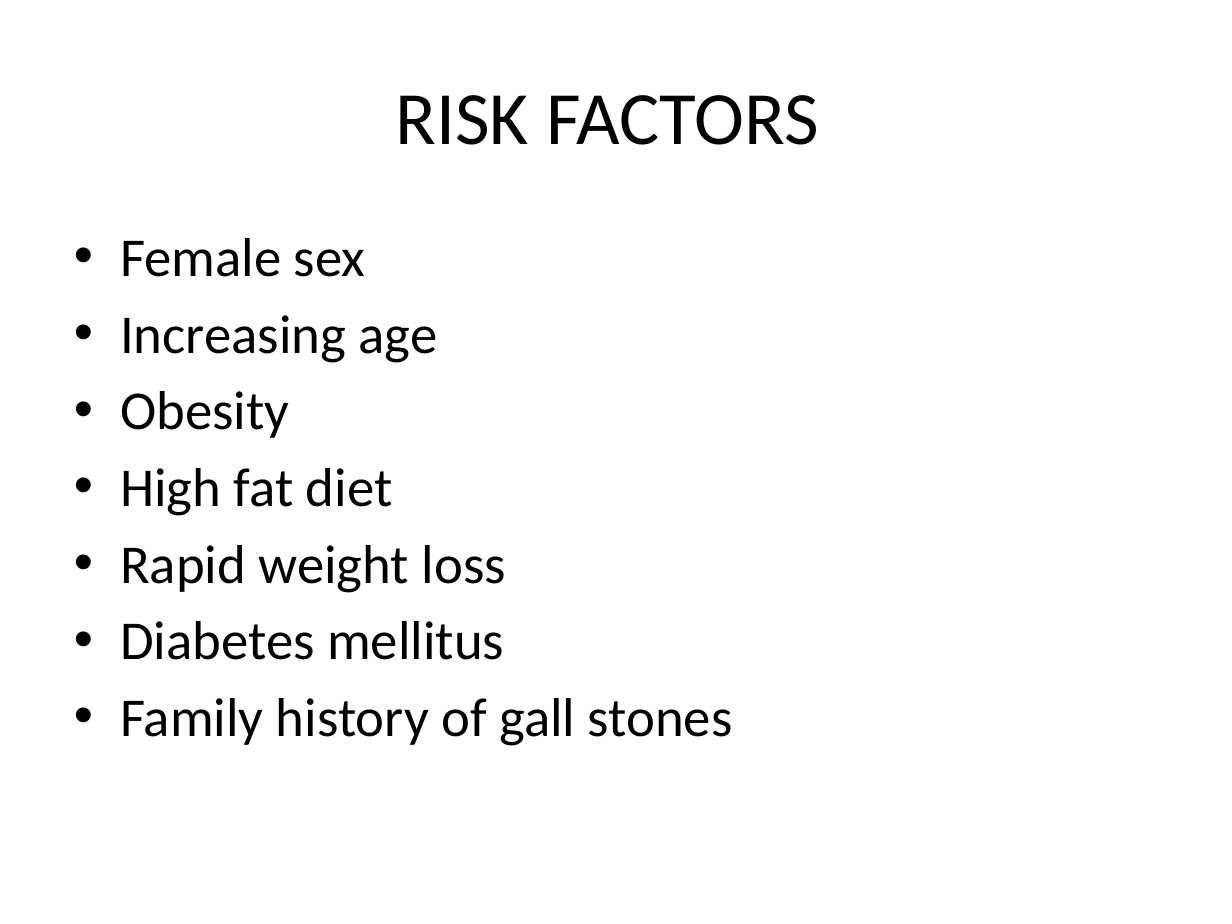
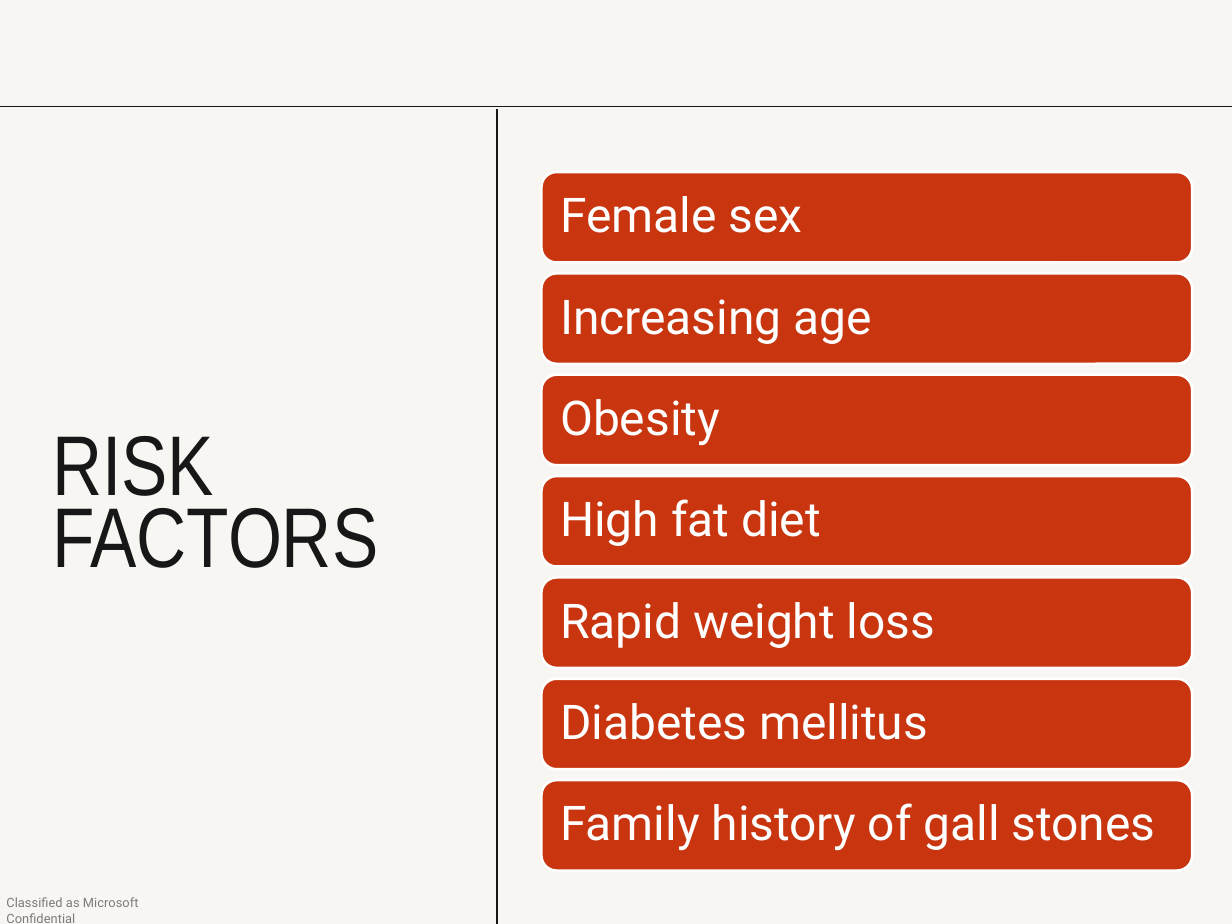
Before and after one commit to VarunSaiSanne/personal, a slide deck: slide 4 of demo.pptx. Drawn at 1232x924 pixels with LibreOffice and Linux fonts; fonts in the diff are those of the drawing. Boxes give left, top, right and bottom in pixels: in the first picture for what was removed or moved away, otherwise in the second. Text is boxed around its words. In the diff, an @@ line names an element or a change of style, - is before the commit and + after.

```diff
--- a/demo.pptx
+++ b/demo.pptx
@@ background #FFFFFF to #F7F6F3 @@
@@ line added from (0, 106) to (1232, 106), #171717 0.75 pt @@
@@ line added from (496, 108) to (496, 924), #171717 0.75 pt @@
@@ text removed at [120,238,733,746] @@
-• Female sex
-• Increasing age
-• Obesity
-• High fat diet
-• Rapid weight loss
-• Diabetes mellitus
-• Family history of gall stones
@@ title "RISK FACTORS": place and size @@
-title "RISK FACTORS" at [396,95,819,145]
+title "RISK FACTORS" at [52,436,378,568]
@@ title "RISK FACTORS" at [52,436,378,568]: size 44 to 49.5 pt, font Calibri to Arial Narrow, text colour #000000 to #171717; alignment centre to left; line spacing 1 to 0.7; vertical alignment middle to top @@
@@ group added at [541,172,1191,870]: 7 rounded rectangles, 7 texts @@
+Female sex
+Increasing age
+Obesity
+High fat diet
+Rapid weight loss
+Diabetes mellitus
+Family history of gall stones
@@ text added at [6,897,139,923], 7.5 pt, text #000000 at 50% opacity @@
+Classified as Microsoft Confidential
```
Also in this commit, not shown: 16 other slides changed, 15 slides added.
